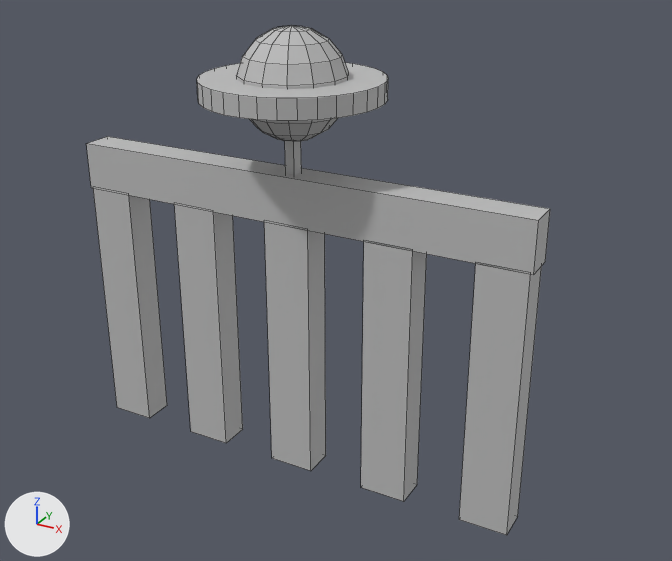
The FBX model Assets/Models/StoneBridgeRailing.fbx as it was, and as the next commit left it.
Both versions are drawn from a 50 mm camera at (4.11, -6.7, 4.11) aimed at (0.35, 0.13, 0.69). The axes (+X, +Y, +Z) are drawn at lower left. The lights are the same throughout. Mesh edges are drawn as thin lines.
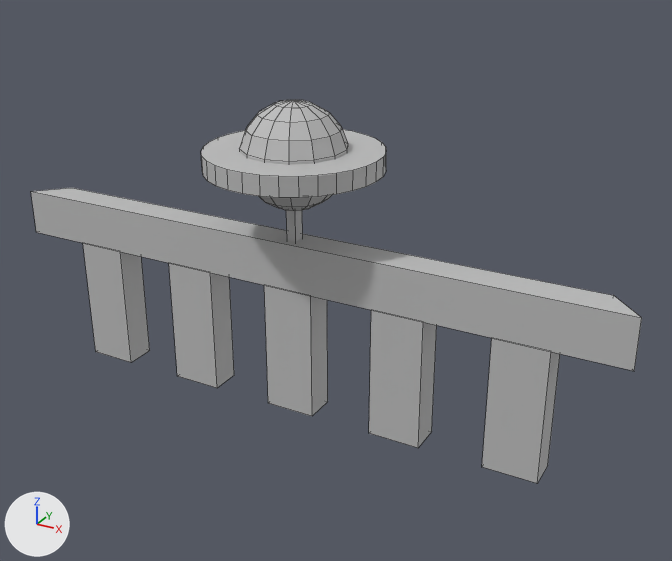
Patch to the scene script:
```diff
--- a/Assets/Models/StoneBridgeRailing.fbx.py
+++ b/Assets/Models/StoneBridgeRailing.fbx.py
@@ me_cube @@
 # used by ob_cube; location = (0.0, 0.0, 0.0)
 # verts and faces of me_cube; kept vertices keep their numbers, new ones are numbered from 234
-me_cube.from_pydata(...)  # 234 vertices, 202 faces; spans x -2.25..2.25, y -0.79..0.81, z -1.26..2.95
+me_cube.from_pydata(...)  # 234 vertices, 202 faces; spans x -3.09..3.09, y -0.79..0.81, z -0.63..2.33
+# me_cube part 1: a new loose piece, a box spanning x -1.35..-0.85, y -0.15..0.15, z -0.63..0.63, in mat_stonebridgecolor (grey #bdbdbd)
+# me_cube part 2: a new loose piece, a box spanning x -2.45..-1.95, y -0.15..0.15, z -0.63..0.63, in mat_stonebridgecolor (grey #bdbdbd)
+# me_cube part 3: a new loose piece, a box spanning x 1.95..2.45, y -0.15..0.15, z -0.63..0.63, in mat_stonebridgecolor (grey #bdbdbd)
+# me_cube part 4: a new loose piece, a box spanning x 0.85..1.35, y -0.15..0.15, z -0.63..0.63, in mat_stonebridgecolor (grey #bdbdbd)
+# me_cube part 5: a new loose piece, a box spanning x -0.25..0.25, y -0.15..0.15, z -0.63..0.63, in mat_stonebridgecolor (grey #bdbdbd)
+# me_cube part 6: the loose piece of 64 vertices spanning x -0.8..0.8, y -0.79..0.81, z 2.35..2.53 is moved by (0.0, 0.0, -0.62)
+# me_cube part 7: the loose piece of 8 vertices spanning x -0.05..0.05, y -0.06..0.06, z 1.65..2.01 is moved by (0.0, 0.0, -0.62)
+# me_cube part 8: the loose piece of 114 vertices spanning x -0.46..0.46, y -0.46..0.49, z 1.99..2.95 is moved by (0.0, 0.0, -0.62)
+# me_cube part 9: 6 loose pieces with 48 vertices, spanning x -2.25..2.25, y -0.15..0.15, z -1.26..1.7, are deleted
+# me_cube part 10
+verts[234] = (-2.81, 0.15, 0.63)
+verts[235] = (-3.09, -0.15, 0.63)  # pixel (36, 232)
+verts[236] = (2.81, 0.15, 0.63)
+verts[237] = (3.09, -0.15, 0.63)  # pixel (634, 371)
+for new, old in zip([*range(238, 242)], [*range(234, 238)]): verts[new] = verts[old] + (0.0, 0.0, 0.45)
+faces += [(234, 235, 239, 238), (236, 240, 241, 237), (234, 236, 237, 235), (235, 237, 241, 239), (238, 239, 241, 240), (234, 238, 240, 236)]
 me_cube.materials.append(mat_stonebridgecolor)
```

Boxes [x1, y1, x2, y2] around the edits, measured in the pictures (672 x 561 px; the box of a moved part takes in the faces that stretch with it):
'Cube', reshaped (32% wider, 25% shorter)
    before: [86, 26, 550, 535]
    after: [31, 100, 642, 483]
part 1 of me_cube, added
    after: [169, 263, 234, 388]
part 2 of me_cube, added
    after: [83, 243, 150, 362]
part 3 of me_cube, added
    after: [482, 338, 560, 483]
part 4 of me_cube, added
    after: [369, 310, 437, 448]
part 5 of me_cube, added
    after: [264, 285, 328, 416]
part 6 of me_cube, moved or reshaped
    before: [197, 62, 388, 121]
    after: [201, 129, 386, 198]
part 7 of me_cube, moved or reshaped
    before: [285, 141, 301, 175]
    after: [286, 210, 302, 242]
part 8 of me_cube, moved or reshaped
    before: [236, 26, 348, 142]
    after: [239, 100, 348, 211]
part 9 of me_cube, deleted
    before: [86, 136, 550, 535]
part 10 of me_cube, added
    after: [31, 188, 642, 371]
